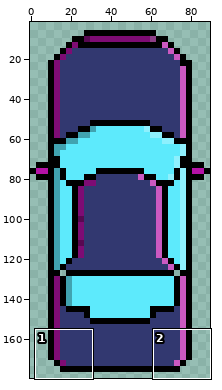
File history of a sprite sheet, Assets/Sprites/car_ai.png. Above, an overview of the earlier version with the close-up marked.
Close-up. First the earlier version:
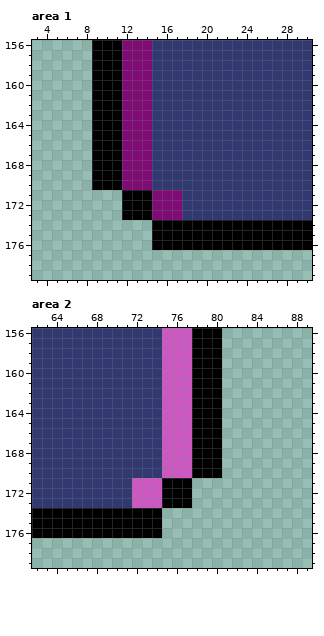
The file is 90x180 pixels. Shown: area 1: x 3..30, y 156..179; area 2: x 62..89, y 156..179. The wide view leaves out empty margins.
New version:
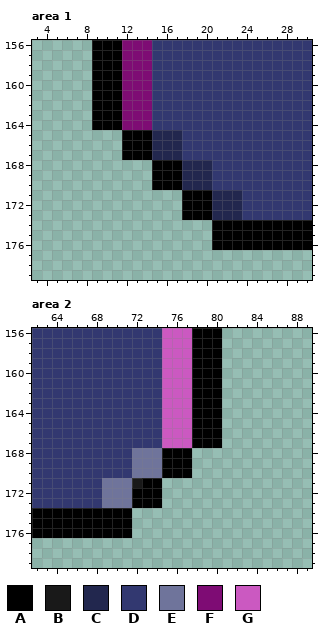
Palette (. is transparent): A #000000  B #191919  C #22274e  D #323870  E #6f749b  F #7e0c74  G #cb59c1
The author wrote: finally make car go round
Diff:
--- area 1
@@ x 7..25 @@
 164 ..AAAFFFDDDDDDDDDDD
-165 ..AAAFFFDDDDDDDDDDD
-166 ..AAAFFFDDDDDDDDDDD
-167 ..AAAFFFDDDDDDDDDDD
-168 ..AAAFFFDDDDDDDDDDD
-169 ..AAAFFFDDDDDDDDDDD
-170 ..AAAFFFDDDDDDDDDDD
-171 .....AAAFFFDDDDDDDD
-172 .....AAAFFFDDDDDDDD
-173 .....AAAFFFDDDDDDDD
-174 ........AAAAAAAAAAA
-175 ........AAAAAAAAAAA
-176 ........AAAAAAAAAAA
+165 .....AAACCCDDDDDDDD
+166 .....AAACCCDDDDDDDD
+167 .....AAACCCDDDDDDDD
+168 ........AAACCCDDDDD
+169 ........AAACCCDDDDD
+170 ........AAACCCDDDDD
+171 ...........AAACCCDD
+172 ...........AAACCCDD
+173 ...........AAACCCDD
+174 ..............AAAAA
+175 ..............AAAAA
+176 ..............AAAAA
 177 ...................
--- area 2
@@ x 67..82 @@
 167 DDDDDDDDGGGAAA..
-168 DDDDDDDDGGGAAA..
-169 DDDDDDDDGGGAAA..
-170 DDDDDDDDGGGAAA..
-171 DDDDDGGGAAA.....
-172 DDDDDGGGAAA.....
-173 DDDDDGGGAAA.....
-174 AAAAAAAA........
-175 AAAAAAAA........
-176 AAAAAAAA........
+168 DDDDDEEEAAA.....
+169 DDDDDEEEAAA.....
+170 DDDDDEEEAAA.....
+171 DDEEEBAA........
+172 DDEEEAAA........
+173 DDEEEAAA........
+174 AAAAA...........
+175 AAAAA...........
+176 AAAAA...........
 177 ................
